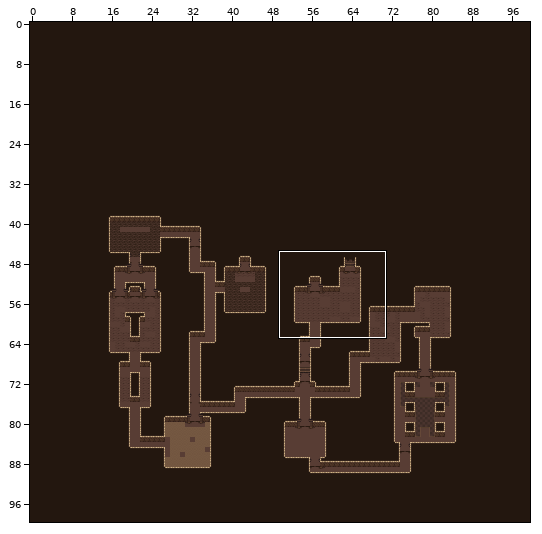
One commit to this Tiled map: android/assets/levels/level_1_2.tmx. The picture above shows the old version from afar; the outline marks the close-up.
Close-up. Before:
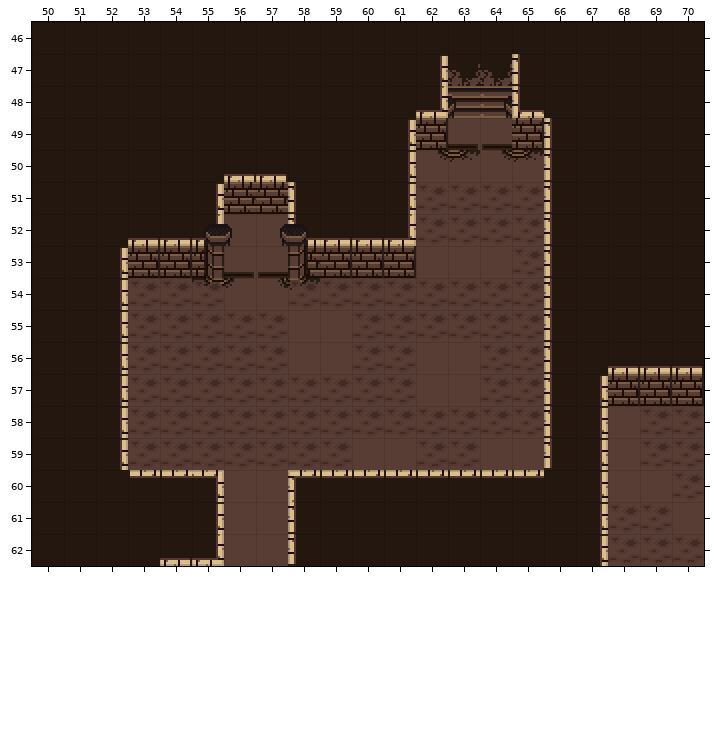
Cells are 16x16 px. Shown: x 50..70, y 46..62. The commit also changed other parts of the map, which this record leaves out.
The result:
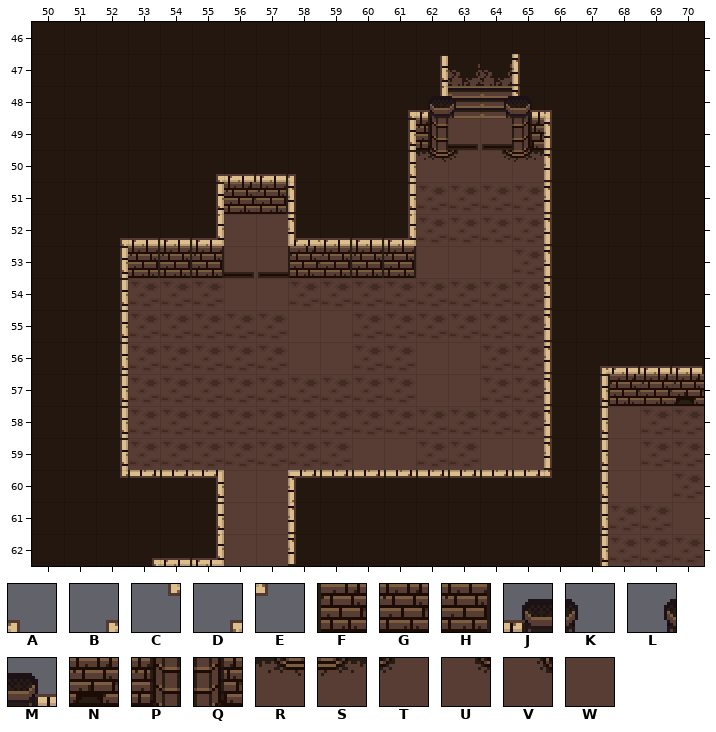
Key: from "PixelDungeonTileset": A 4, B 4 flipped left-right, C 4 turned 180, D 4 turned 270, E 4 turned 90, F 10, G 11, H 12, J 13, K 14, L 15, M 16, N 20, P 23, Q 26, R 33, S 33 flipped left-right, T 34, U 34 flipped left-right, V 34 turned 90, W 42.
_ is an empty cell, . an unchanged one.
The exact change:
--- layer "floor"
@@ x 62..63 @@
-50 US
+50 RT
@@ x 55..58 @@
-54 RTVS
+54 WWWW
--- layer "walls"
@@ x 62..65 @@
-49 H..H
+49 P..Q
@@ x 55..58 @@
-51 ..G.
-52 .KL.
-53 P..Q
+51 ..H.
+52 .__.
+53 H..F
@@ x 68..70 @@
-57 HHH
+57 FGN
--- layer "wallTop1"
@@ x 61..66 @@
-48 _...._
+48 D....A
@@ x 55..58 @@
-50 _.._
+50 D..A
@@ x 52..52 @@
-52 _
+52 D
@@ x 67..67 @@
-56 _
+56 B
@@ x 52..66 @@
-60 _............._
+60 C.............E
@@ x 53..53 @@
-62 _
+62 D
--- layer "wallTop3"
@@ x 62..65 @@
-48 _.._
+48 J..M
@@ x 55..58 @@
-52 J..M
+52 _.._
Boxes around the changes in both close-ups, in picture pixels (x1, y1, x2, y2):
changed: (408, 96, 480, 162)
changed: (512, 96, 552, 150)
changed: (192, 174, 320, 290)
added: (120, 238, 128, 246)
changed: (600, 366, 704, 406)
added: (120, 470, 128, 478)
added: (544, 470, 552, 478)
added: (152, 558, 160, 566)
